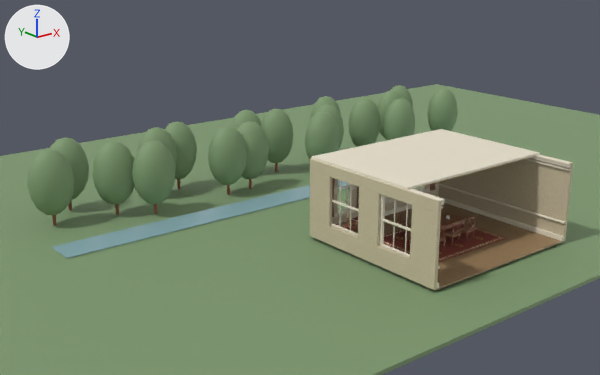
An edit to the Blender file artifacts/pemberley-day/blender/interior-window-wanting.blend, drawn before and after from the same camera.
Rendered twice from a camera (50 mm lens) standing at (-31.8, -28.0, 15.9) and looking at (-2.2, 8.9, 1.1). The axes (+X, +Y, +Z) are drawn at upper left. The lights are the same throughout. The older version comes first.

Before the edit, the objects in view are built like this:
```python
ob_left_wall_lintel = bpy.data.objects.new('Left wall lintel', me_cube_162)
ob_left_wall_lintel.location = (-5.0, 0.0, 4.0)
ob_left_wall_pier = bpy.data.objects.new('Left wall pier', me_cube_158)
ob_left_wall_pier.location = (-5.0, -3.7, 2.35)
ob_left_wall_pier_001 = bpy.data.objects.new('Left wall pier.001', me_cube_159)
ob_left_wall_pier_001.location = (-5.0, 0.0, 2.35)
ob_left_wall_pier_002 = bpy.data.objects.new('Left wall pier.002', me_cube_160)
ob_left_wall_pier_002.location = (-5.0, 3.7, 2.35)
ob_left_wall_sill = bpy.data.objects.new('Left wall sill', me_cube_161)
ob_left_wall_sill.location = (-5.0, 0.0, 0.5)
ob_park_tree_006 = bpy.data.objects.new('Park tree.006', me_sphere_006)
ob_park_tree_006.location = (-4.2, 13.6, 2.4)
ob_park_tree_006.scale = (1.3, 1.0, 1.9)
ob_right_wall = bpy.data.objects.new('Right wall', me_cube_177)
ob_right_wall.location = (5.0, 0.0, 2.15)
ob_window_pier_003 = bpy.data.objects.new('Window pier.003', me_cube_130)
ob_window_pier_003.location = (4.35, 4.5, 2.35)
ob_window_wall_below_sill = bpy.data.objects.new('Window wall below sill', me_cube_125)
ob_window_wall_below_sill.location = (0.0, 4.5, 0.39)
# also in view: 'Park tree.002' at (-11.4, 14.5, 2.4); 'Park tree.009' at (1.2, 15.8, 2.4); 'Woven carpet' at (0.0, -0.2, 0.0); 'Side moulding.001' at (4.8, 0.0, 0.2); 'Park tree.013' at (8.4, 14.8, 2.4)
```
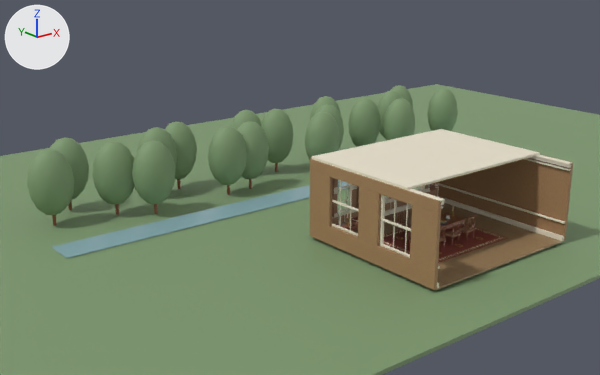
Pixel boxes [x1, y1, x2, y2] of what changed, in the pictures (600 x 375 px):
```json
{"object": "Right wall", "change": "recoloured", "before": [438, 158, 573, 241], "after": [438, 158, 573, 241], "on screen": "darker"}
{"object": "Left wall sill", "change": "recoloured", "before": [310, 219, 438, 290], "after": [310, 219, 438, 290], "on screen": "beige to brown"}
{"object": "Left wall lintel", "change": "recoloured", "before": [310, 159, 441, 214], "after": [310, 159, 441, 214], "on screen": "beige to brown"}
{"object": "Left wall pier", "change": "recoloured", "before": [410, 205, 441, 270], "after": [410, 205, 441, 270], "on screen": "beige to brown"}
{"object": "Left wall pier.001", "change": "recoloured", "before": [358, 187, 381, 246], "after": [358, 187, 381, 246], "on screen": "beige to brown"}
{"object": "Left wall pier.002", "change": "recoloured", "before": [310, 170, 333, 226], "after": [310, 170, 333, 226], "on screen": "beige to brown"}
{"object": "Window wall below sill", "change": "recoloured", "before": [332, 188, 438, 224], "after": [332, 188, 438, 224]}
{"object": "Shutter raised panel.002", "change": "recoloured", "before": [352, 189, 357, 208], "after": [352, 189, 357, 208]}
{"object": "Shutter raised panel", "change": "recoloured", "before": [334, 194, 337, 214], "after": [334, 194, 337, 214]}
{"object": "Shutter raised panel.001", "change": "recoloured", "before": [334, 179, 338, 188], "after": [334, 179, 338, 188]}
{"object": "Shutter raised panel.010", "change": "recoloured", "before": [425, 184, 430, 189], "after": [425, 184, 430, 189]}
```

The change, as JSON lines over the scene's bpy script:
```json
{"block": "mat_painted_plaster", "where": "n5 = _N.new('ShaderNodeValToRGB'); n5.name = 'Color Ramp'"}
{"op": "remove", "block": "mat_painted_plaster", "code": "n5.color_ramp.elements[0].position = 0.0; n5.color_ramp.elements[0].color = (0.422, 0.364, 0.254, 1.0)"}
{"op": "remove", "block": "mat_painted_plaster", "code": "_e = n5.color_ramp.elements.new(1.0); _e.color = (0.767, 0.661, 0.46, 1.0)"}
{"op": "add", "block": "mat_painted_plaster", "code": "n5.color_ramp.elements[0].position = 0.0; n5.color_ramp.elements[0].color = (0.26, 0.149, 0.0715, 1.0)"}
{"op": "add", "block": "mat_painted_plaster", "code": "_e = n5.color_ramp.elements.new(1.0); _e.color = (0.472, 0.271, 0.13, 1.0)"}
```
